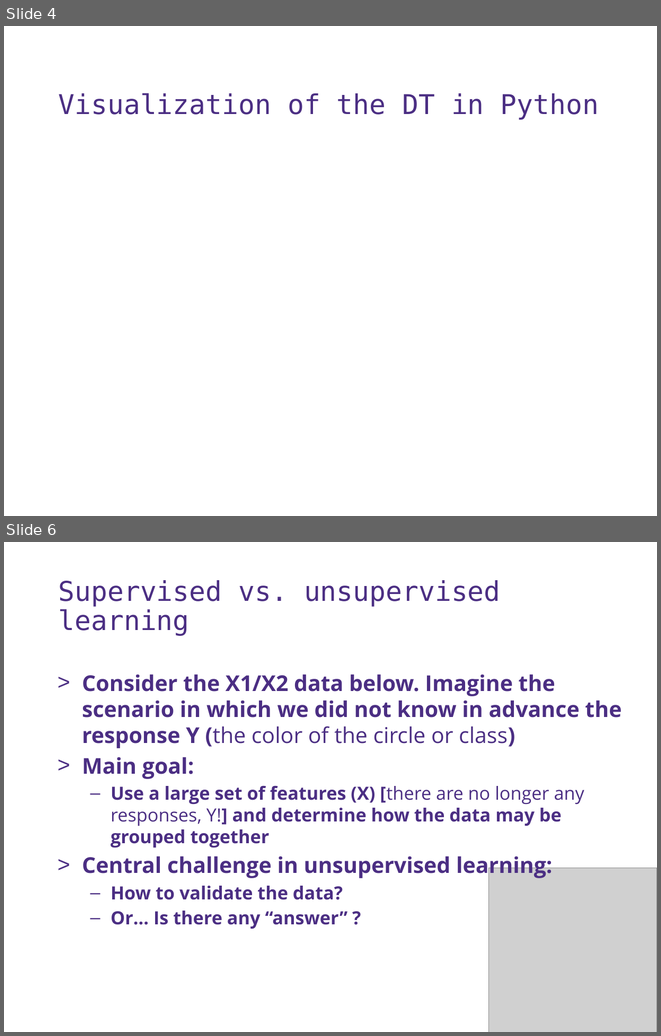
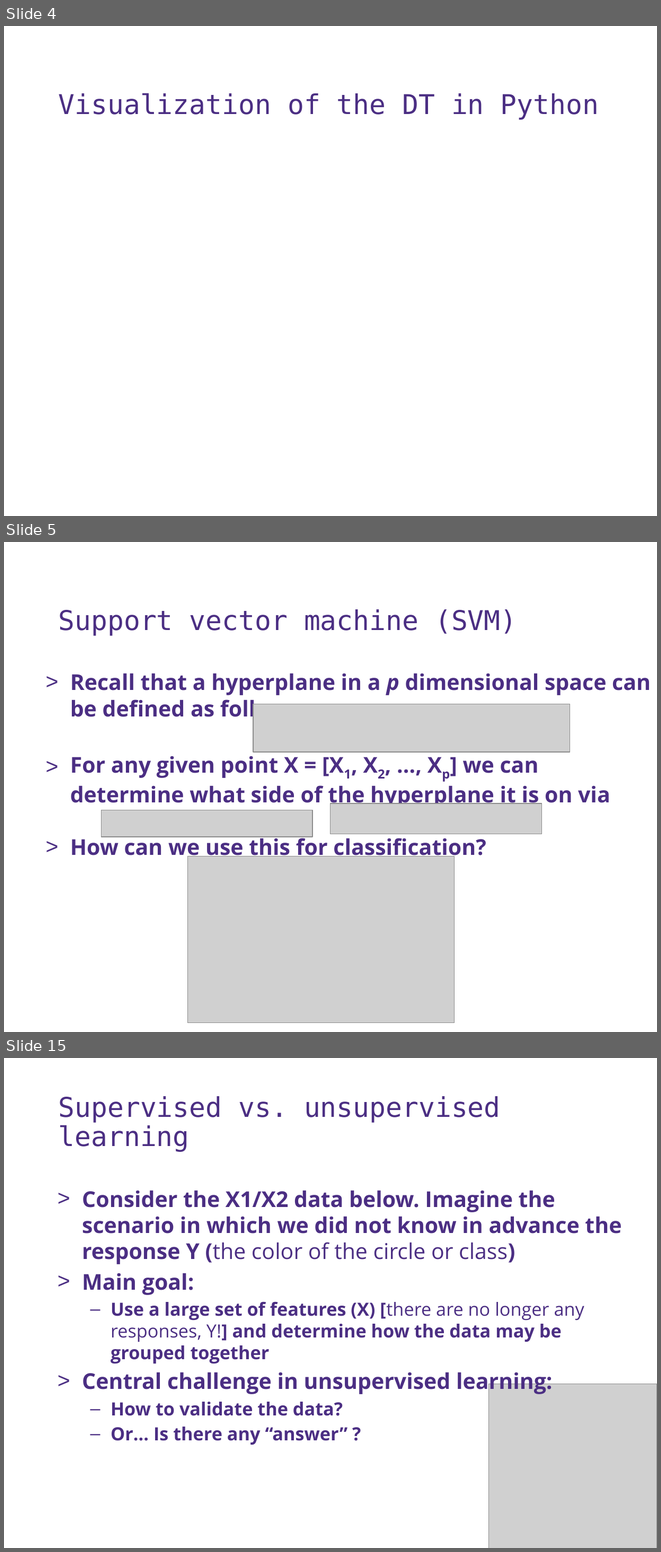
Before and after one commit to UWDIRECT/UWDIRECT.github.io, a slide deck: Wi18_content/DSMCER/L13.SVM_Unsupervised.pptx. Shown one above the other, each under a label of ours: slides 4 and 6 before the commit, slides 4, 5 and 15 after it; the slides between them are not shown. The pictures are 661x1036 and 661x1552 pixels, drawn with LibreOffice and Linux fonts; fonts in the diff are those of the drawing; grey boxes stand for pictures; background and template pictures are left out. Boxes give left, top, right and bottom in pixels: in the first picture for what was removed or moved away, otherwise in the second. Text is boxed around its words. In the diff, an @@ line names an element or a change of style, - is before the commit and + after.

```diff
--- a/Wi18_content/DSMCER/L13.SVM_Unsupervised.pptx
+++ b/Wi18_content/DSMCER/L13.SVM_Unsupervised.pptx
@@ slide 5 added at (x1=4, y1=542, x2=657, y2=1032), background #FFFFFF @@
@@ text added at (x1=59, y1=609, x2=517, y2=636), 30 pt, text #4B2E83 @@
+Support vector machine (SVM)
@@ text added at (x1=70, y1=673, x2=651, y2=861), 24 pt, text #4B2E83, bold @@
+> Recall that a hyperplane in a p dimensional space can be defined as follows
+> For any given point X = [X1, X2, …, Xp] we can determine what side of the hyperplane it is on via
+> How can we use this for classification?
@@ picture added at (x1=254, y1=704, x2=570, y2=751) @@
@@ picture added at (x1=102, y1=810, x2=313, y2=837) @@
@@ picture added at (x1=330, y1=803, x2=542, y2=834) @@
@@ picture added at (x1=187, y1=856, x2=454, y2=1023) @@
@@ what was slide 6 is now slide 15 @@
```
Also in this commit, not shown: 2 slides changed, 8 other slides added.
